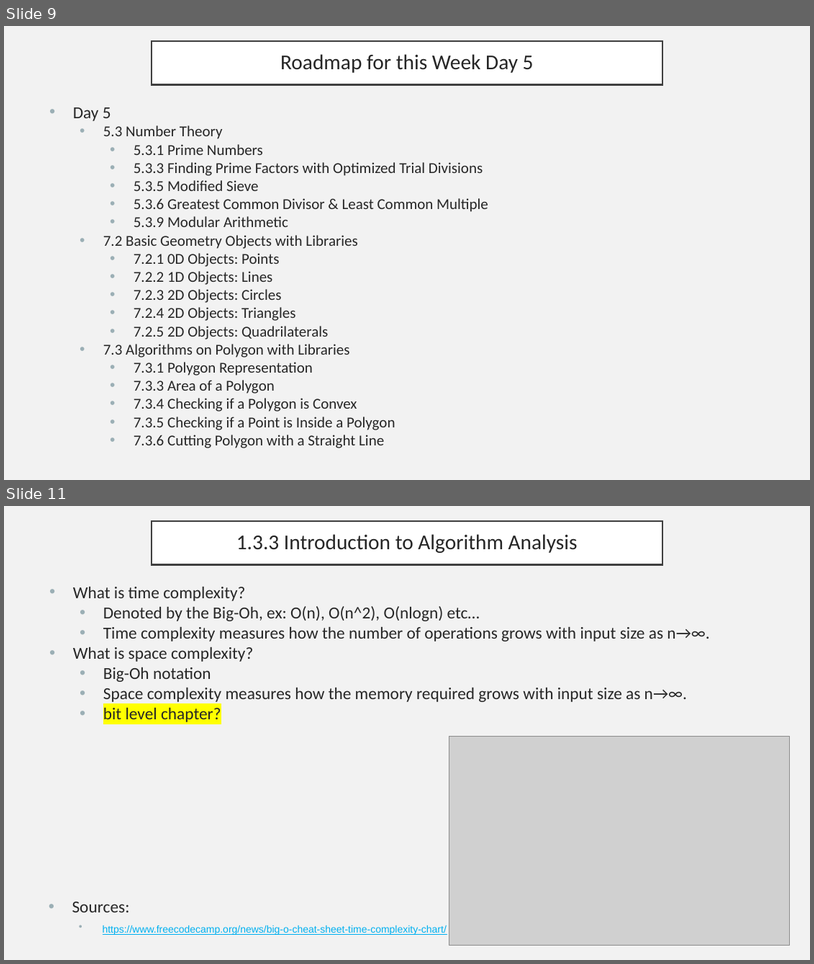
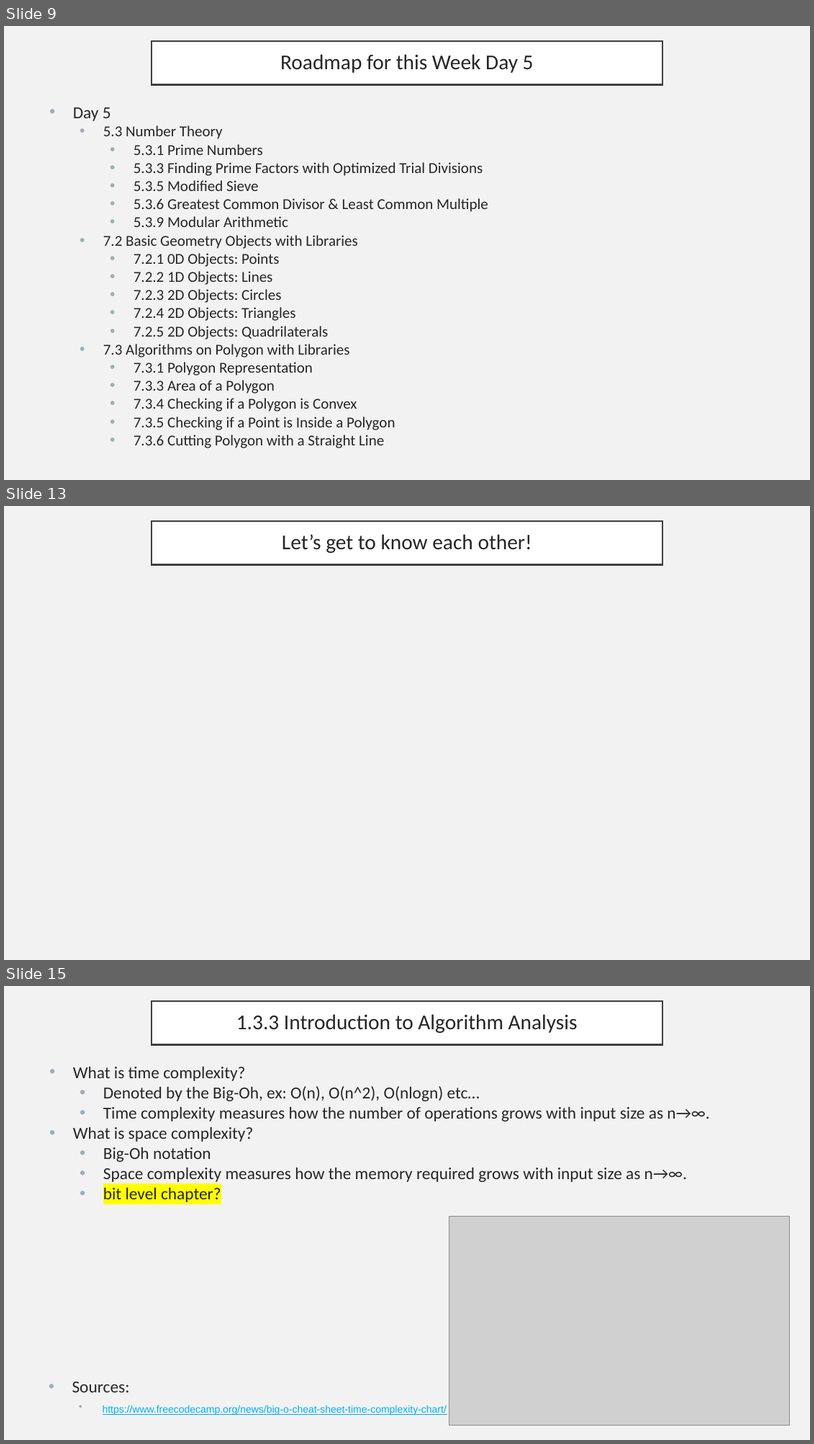
Before and after one commit to ryan-pelchat/competitive-programming-bootcamp-summer-2026, a slide deck: slides/day0_slides.pptx. Shown one above the other, each under a label of ours: slides 9 and 11 before the commit, slides 9, 13 and 15 after it; the slides between them are not shown. The pictures are 814x964 and 814x1444 pixels, drawn with LibreOffice and Linux fonts; fonts in the diff are those of the drawing; grey boxes stand for pictures. Boxes give left, top, right and bottom in pixels: in the first picture for what was removed or moved away, otherwise in the second. Text is boxed around its words. In the diff, an @@ line names an element or a change of style, - is before the commit and + after.

```diff
--- a/slides/day0_slides.pptx
+++ b/slides/day0_slides.pptx
@@ slide 13 added at (4,506,810,960), background #F2F2F2 @@
@@ title added at (152,521,663,565), fill #FFFFFF, outline #404040 2.5 pt, 25.2 pt, text #262626 @@
+Let’s get to know each other!
@@ what was slide 11 is now slide 15 @@
```
Also in this commit, not shown: 3 slides changed, 4 other slides added, 1 slide removed, 6 other files.
